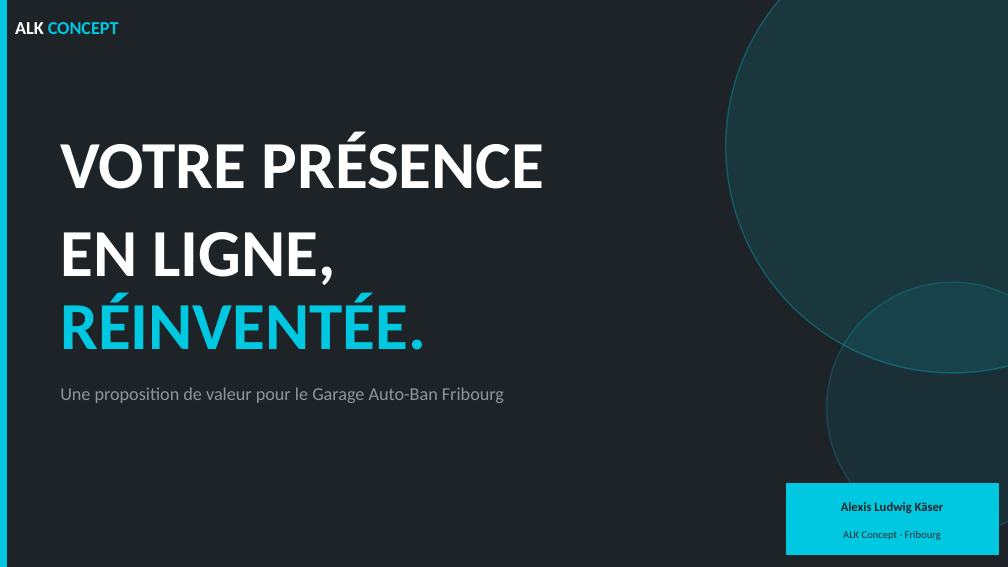
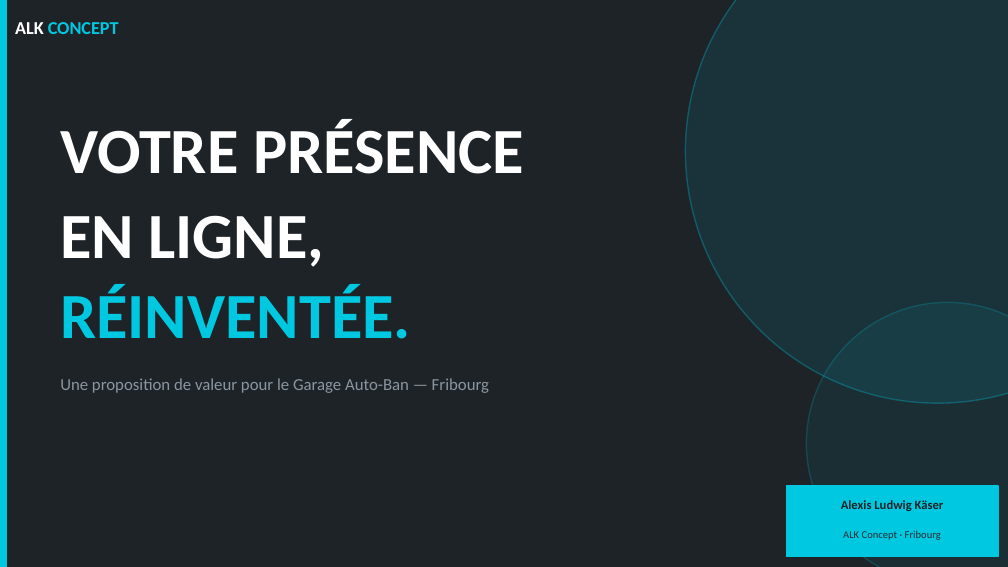
Before and after one commit to Alexisksr/garage-demo, a slide deck: slide 1 of garage auto essaie/ALK-presentation.pptx. Drawn at 1008x567 pixels with LibreOffice and Linux fonts; fonts in the diff are those of the drawing. Boxes give left, top, right and bottom in pixels: in the first picture for what was removed or moved away, otherwise in the second. Text is boxed around its words. In the diff, an @@ line names an element or a change of style, - is before the commit and + after.

```diff
--- a/garage auto essaie/ALK-presentation.pptx
+++ b/garage auto essaie/ALK-presentation.pptx
@@ ellipse: place and size @@
-ellipse at (726,0,1008,373)
+ellipse at (685,0,1008,403)
@@ ellipse at (685,0,1008,403): fill #00C8E0 at 12% opacity to #00C8E0 at 10% opacity @@
@@ text "VOTRE PRÉSENCE" at (60,119,524,267): size 48 to 46 pt @@
@@ text "VOTRE PRÉSENCE": place and size @@
-text "VOTRE PRÉSENCE" at (60,132,545,293)
+text "VOTRE PRÉSENCE" at (60,119,524,267)
@@ text "RÉINVENTÉE.": place and size @@
-text "RÉINVENTÉE." at (60,293,426,350)
+text "RÉINVENTÉE." at (60,284,411,339)
@@ text "RÉINVENTÉE." at (60,284,411,339): size 48 to 46 pt @@
@@ ellipse: place and size @@
-ellipse at (827,282,1008,534)
+ellipse at (806,302,1008,567)
@@ ellipse at (806,302,1008,567): fill #00C8E0 at 8% opacity to #00C8E0 at 7% opacity @@
@@ text at (60,378,489,393): text changed; size 13 to 12 pt @@
-Une proposition de valeur pour le Garage Auto-Ban Fribourg
+Une proposition de valeur pour le Garage Auto-Ban — Fribourg
```
Also in this commit, not shown: 8 other slides changed, 3 slides added, 1 slide removed, 6 other files.
